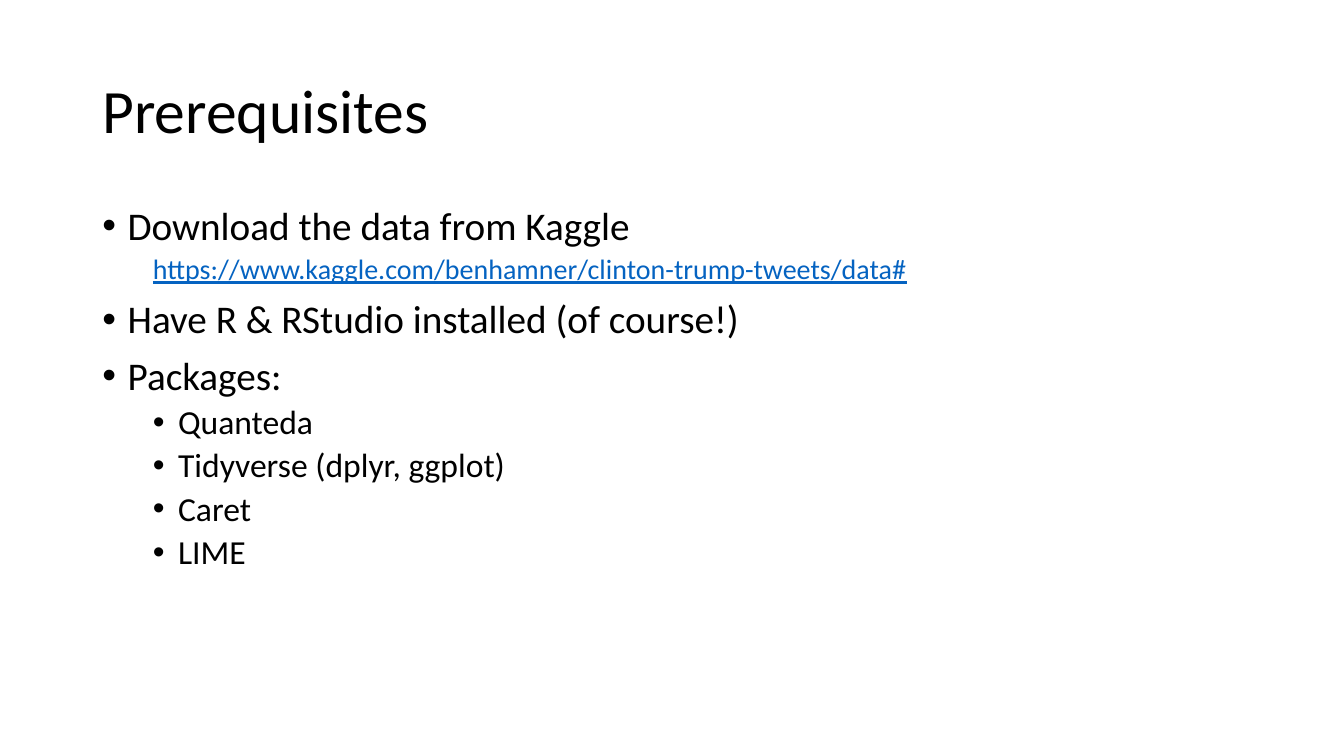
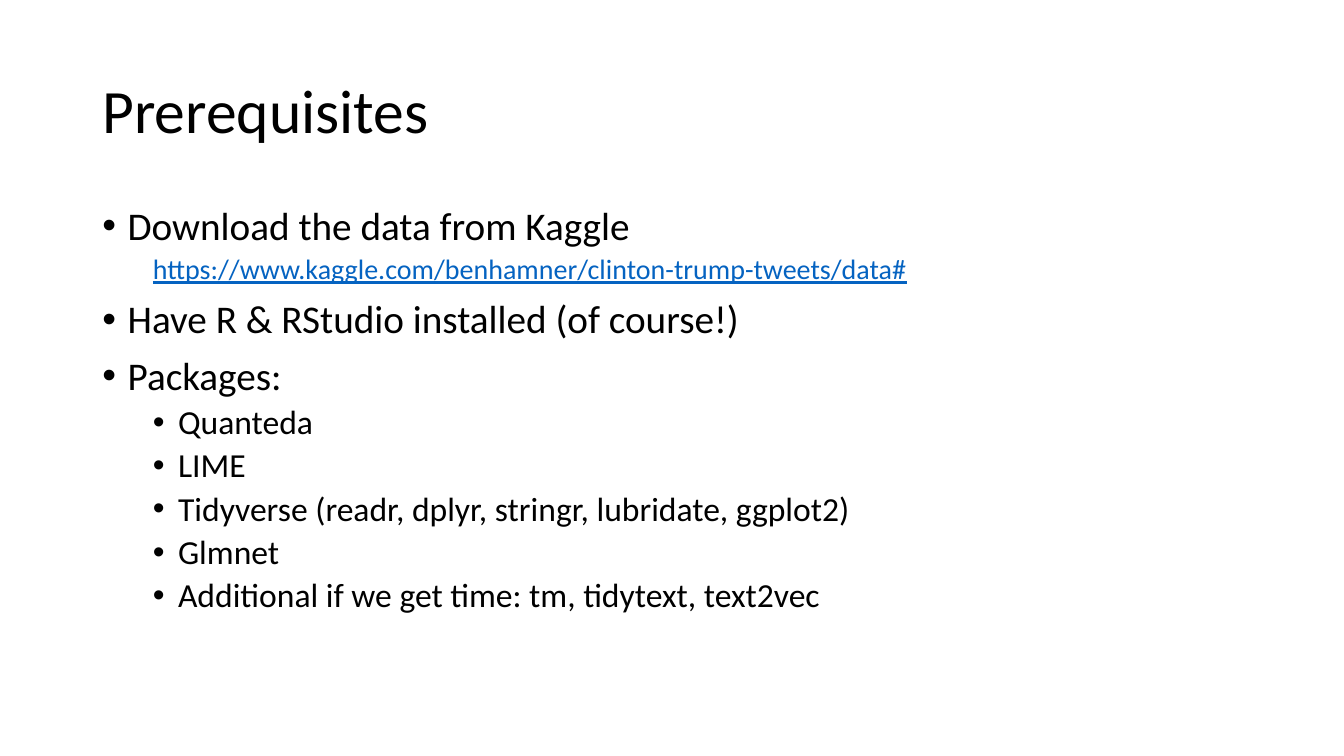
Before and after one commit to MeyerGrace/eRum_2018_prep, a slide deck: slide 2 of eRumWorkshop.pptx. Drawn at 1344x756 pixels with LibreOffice and Linux fonts; fonts in the diff are those of the drawing; background and template pictures are left out. Boxes give left, top, right and bottom in pixels: in the first picture for what was removed or moved away, otherwise in the second. Text is boxed around its words. In the diff, an @@ line names an element or a change of style, - is before the commit and + after.

```diff
--- a/eRumWorkshop.pptx
+++ b/eRumWorkshop.pptx
@@ text at box(178, 452, 505, 522): paragraphs removed @@
-  • Tidyverse (dplyr, ggplot)
-  • Caret
@@ text at box(178, 496, 849, 613): paragraphs added @@
+  • Tidyverse (readr, dplyr, stringr, lubridate, ggplot2)
+  • Glmnet
+  • Additional if we get time: tm, tidytext, text2vec
```
Also in this commit, not shown: 8 other slides changed, 3 slides removed.
